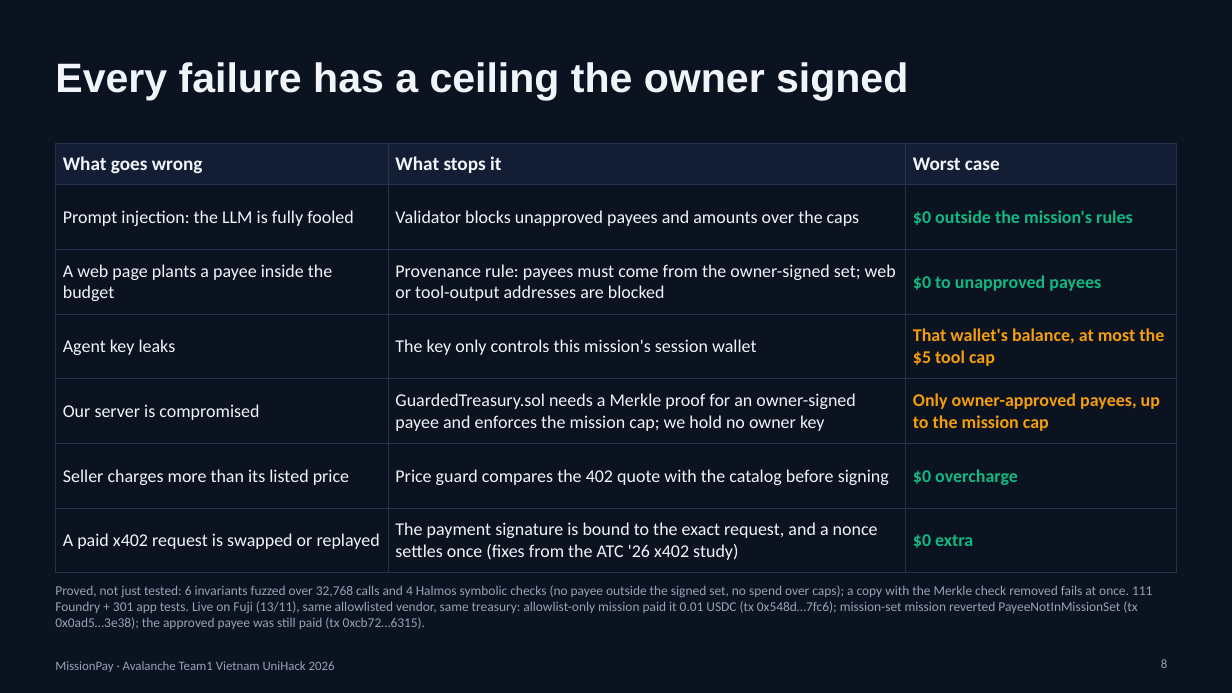
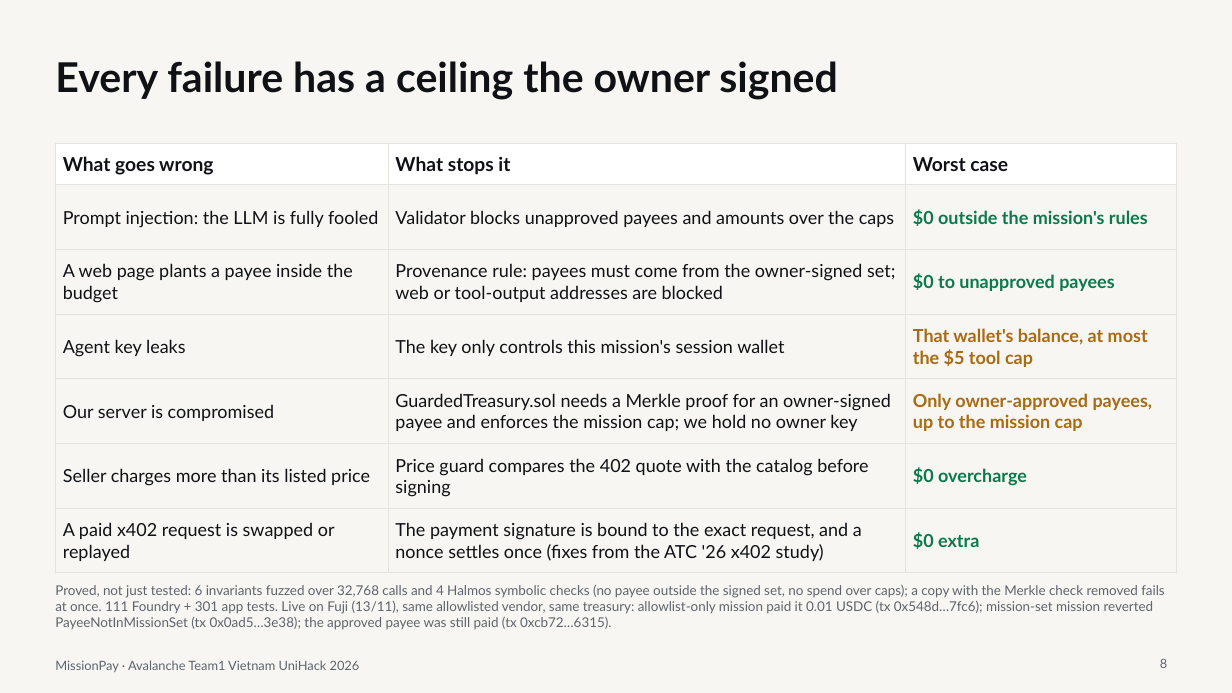
Before and after one commit to lenamkhanhh/UniHack, a slide deck: slide 8 of artifacts/submission-s1/MissionPay-pitch-deck-v2.pptx. Drawn at 1232x693 pixels with LibreOffice and Linux fonts; fonts in the diff are those of the drawing. Boxes give left, top, right and bottom in pixels: in the first picture for what was removed or moved away, otherwise in the second. Text is boxed around its words. In the diff, an @@ line names an element or a change of style, - is before the commit and + after.

```diff
--- a/artifacts/submission-s1/MissionPay-pitch-deck-v2.pptx
+++ b/artifacts/submission-s1/MissionPay-pitch-deck-v2.pptx
@@ background #0B1220 to #F7F6F2 @@
@@ title "Every failure has a ceiling ..." at (x1=55, y1=61, x2=838, y2=100): font Arial to Lato, text colour #F1F5F9 to #0F1115 @@
@@ table at (x1=55, y1=143, x2=1177, y2=565) @@
@@ fill #131D33 to #FFFFFF in row 1 @@
@@ fill #0B1220 to #F7F6F2 in 18 cells @@
@@ font Calibri to Lato @@
@@ text colour #F1F5F9 to #0F1115 in "What goes wrong", "What stops it", "Worst case", "Prompt injection: the LLM is fully fooled" and 11 more places @@
@@ text colour #10B981 to #0B7A4B in "$0 outside the mission's rules", "$0 to unapproved payees", "$0 overcharge", "$0 extra" @@
@@ text colour #F59E0B to #A86A12 in "That wallet's balance, at most the $5 ...", "Only owner-approved payees, up to the mission ..." @@
@@ borders changed @@
@@ font Calibri to Lato, text colour #94A3B8 to #5E646E in 3 elements at (x1=55, y1=585, x2=1164, y2=630), (x1=1160, y1=659, x2=1167, y2=668), (x1=55, y1=660, x2=360, y2=672) @@
```
Also in this commit, not shown: 13 other slides changed, 11 other files.
